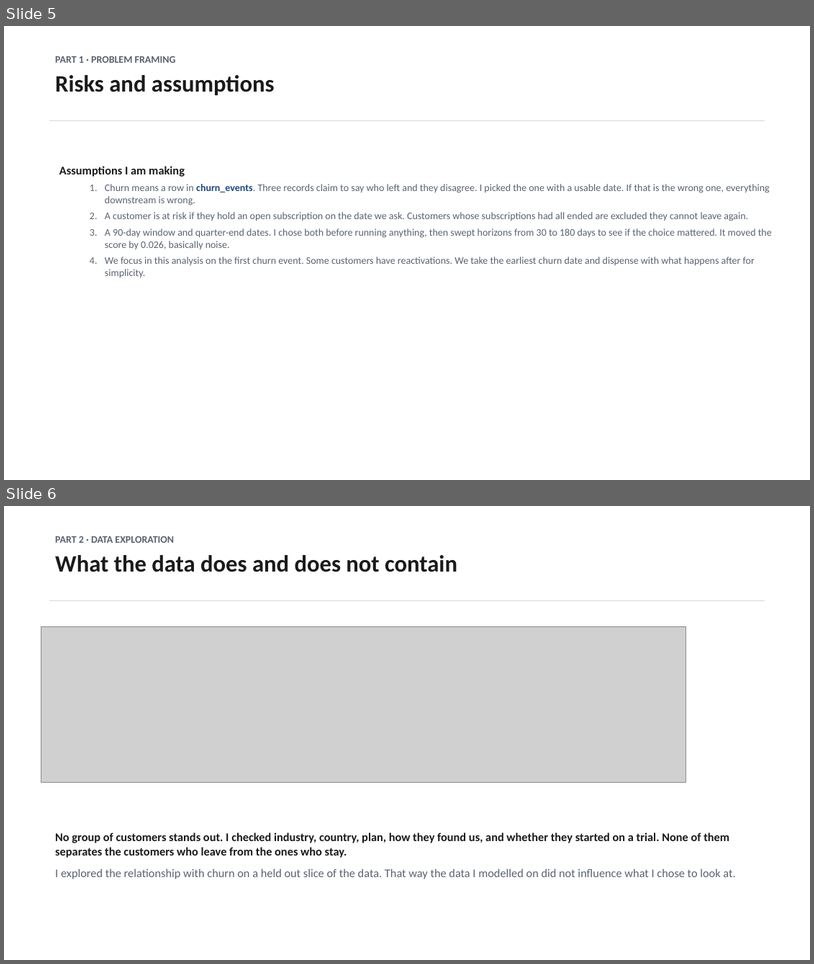
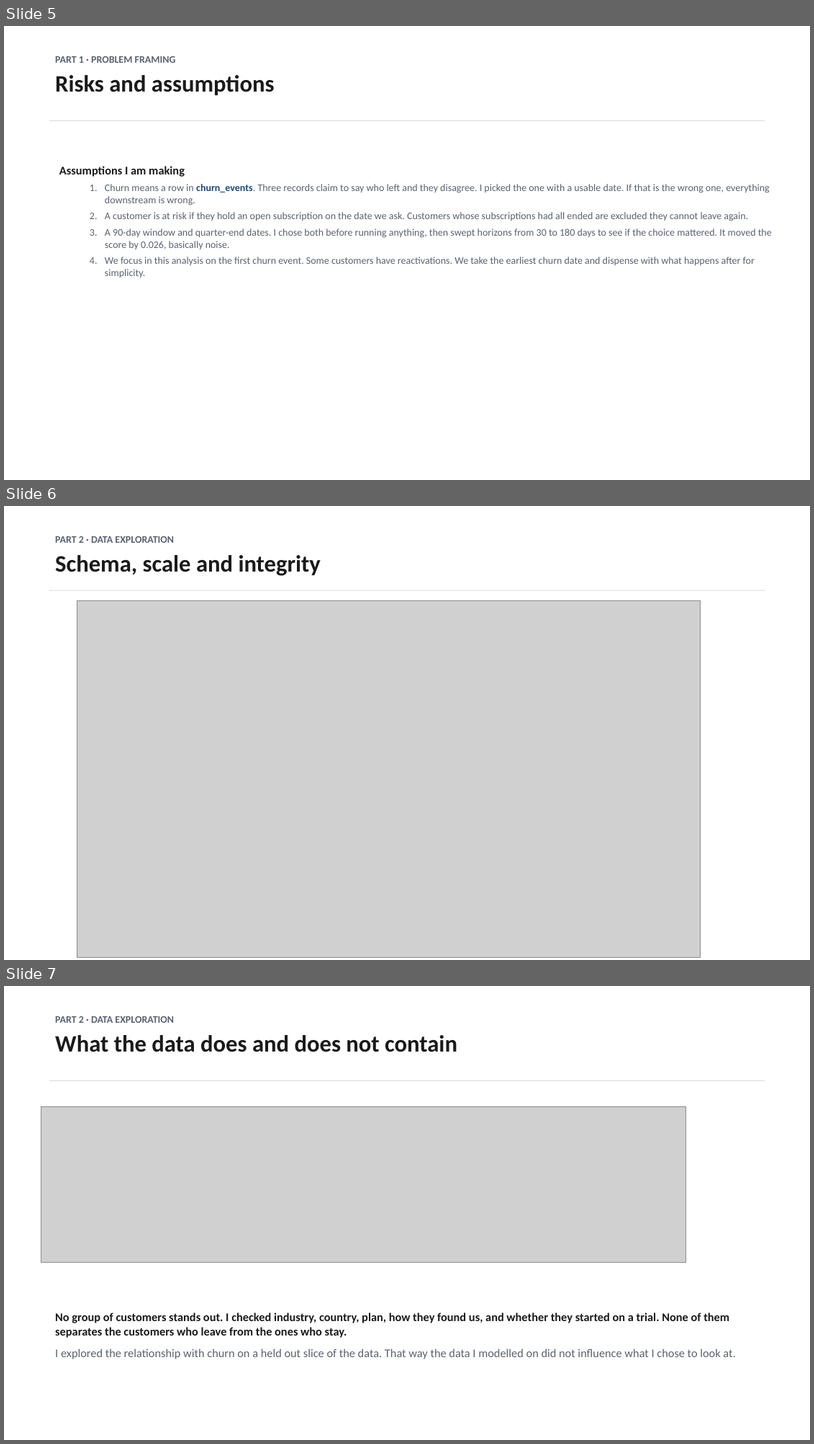
Before and after one commit to dmitriyratu/avepoint-churn-case-study, a slide deck: outputs/decks/AvePoint_Case_Study.pptx. Shown one above the other, each under a label of ours: slides 5 and 6 before the commit, slides 5, 6 and 7 after it. The pictures are 814x964 and 814x1444 pixels, drawn with LibreOffice and Linux fonts; fonts in the diff are those of the drawing; grey boxes stand for pictures. Boxes give left, top, right and bottom in pixels: in the first picture for what was removed or moved away, otherwise in the second. Text is boxed around its words. In the diff, an @@ line names an element or a change of style, - is before the commit and + after.

Commit message:
Update `AvePoint_Case_Study.pptx` with additional content revisions
- Revised the `AvePoint_Case_Study.pptx` to incorporate further updates, enhancing the presentation's alignment with the latest insights and analysis.
- Improved visual elements to ensure clarity and engagement in conveying key findings.

These modifications aim to refine the overall quality and effectiveness of the case study presentation.

```diff
--- a/outputs/decks/AvePoint_Case_Study.pptx
+++ b/outputs/decks/AvePoint_Case_Study.pptx
@@ slide 6 added at <box>4,506,810,960</box>, background #FFFFFF @@
@@ text added at <box>55,536,321,576</box>, 28 pt, text #1A1A1A, bold @@
+PART 2 · DATA EXPLORATION
+Schema, scale and integrity
@@ rectangle added at <box>49,590,765,591</box>, fill #D8DCE0 @@
@@ picture added at <box>77,600,701,957</box> @@
@@ what was slide 6 is now slide 7 @@
```
Also in this commit, not shown: 5 other files.
